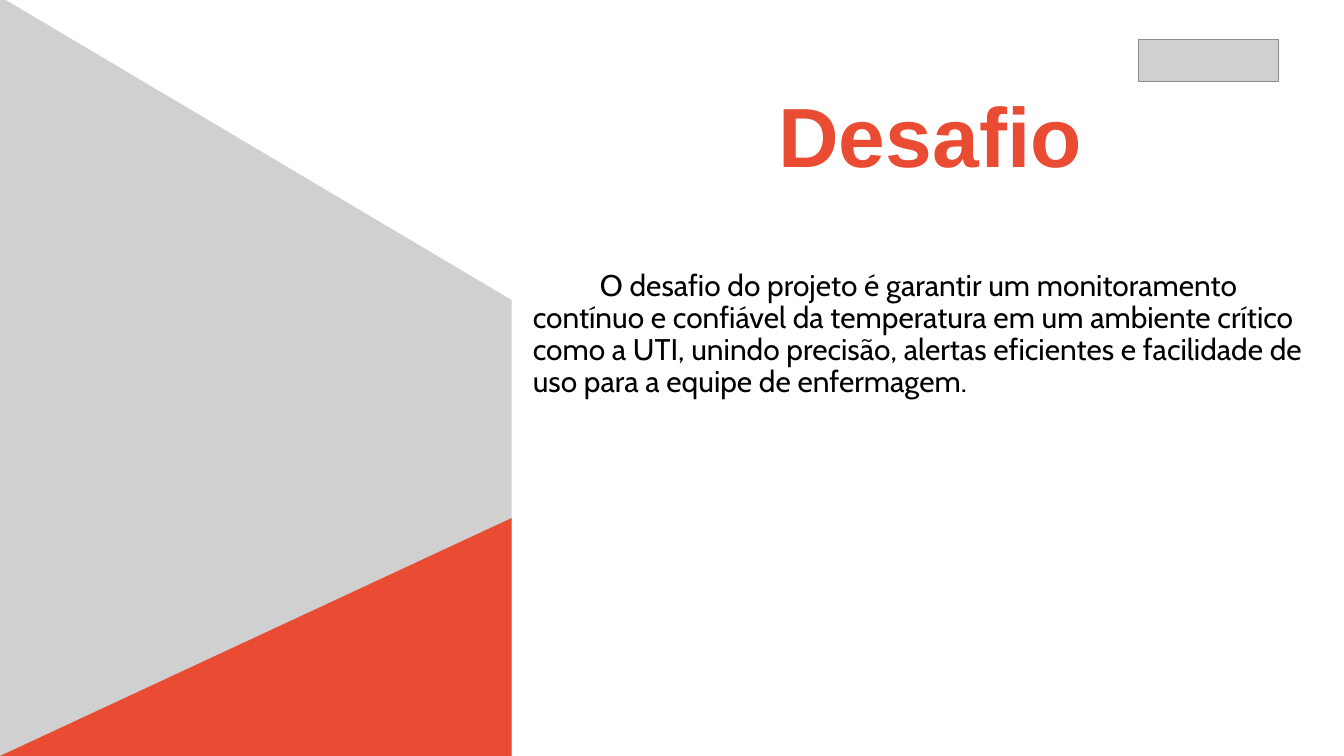
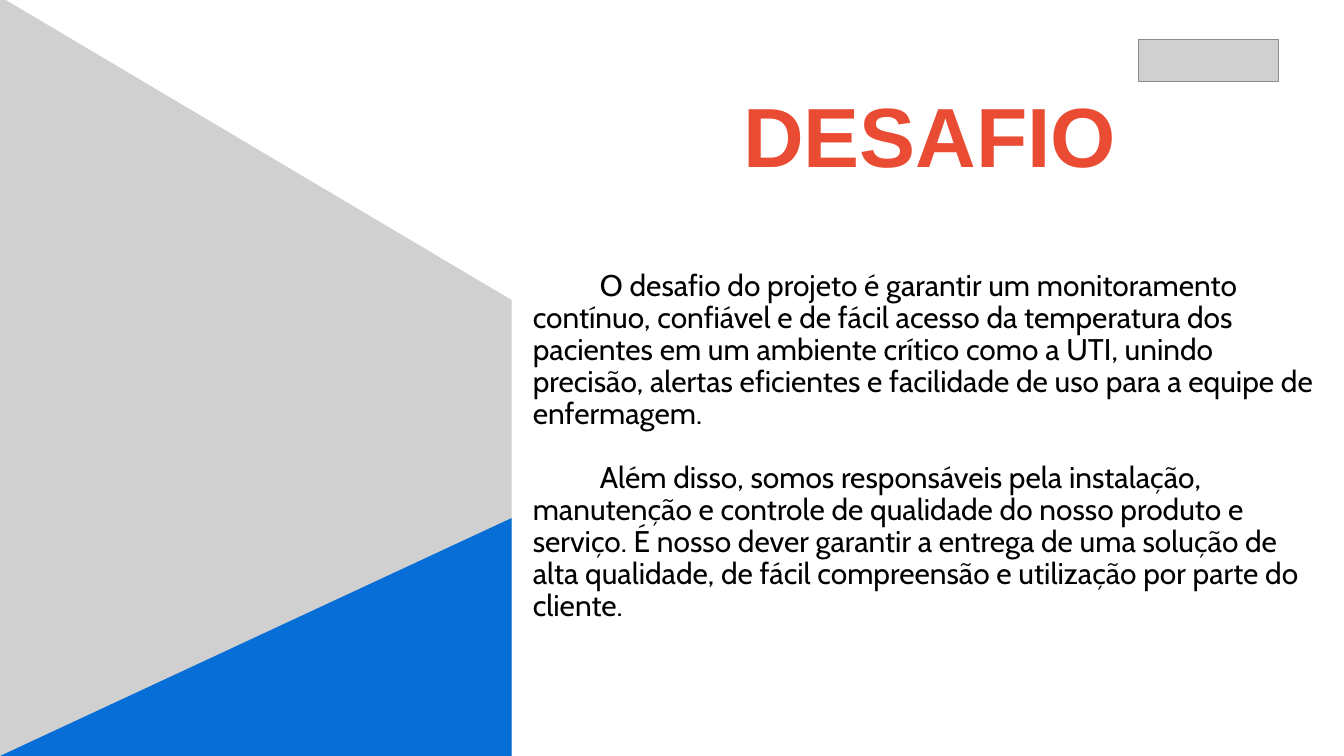
Before and after one commit to TawanLander/ProjetoPI-2026-01, a slide deck: slide 6 of Documentação/Apresentação/TechVita_Apresentação.pptx. Drawn at 1344x756 pixels with LibreOffice and Linux fonts; fonts in the diff are those of the drawing; grey boxes stand for pictures. Boxes give left, top, right and bottom in pixels: in the first picture for what was removed or moved away, otherwise in the second. Text is boxed around its words. In the diff, an @@ line names an element or a change of style, - is before the commit and + after.

```diff
--- a/Documentação/Apresentação/TechVita_Apresentação.pptx
+++ b/Documentação/Apresentação/TechVita_Apresentação.pptx
@@ text at (743, 108, 1116, 168): text changed @@
-Desafio
+DESAFIO
@@ text at (533, 273, 1313, 617): text changed @@
-O desafio do projeto é garantir um monitoramento contínuo e confiável da temperatura em um ambiente crítico como a UTI, unindo precisão, alertas eficientes e facilidade de uso para a equipe de enfermagem.
+O desafio do projeto é garantir um monitoramento contínuo, confiável e de fácil acesso da temperatura dos pacientes em um ambiente crítico como a UTI, unindo precisão, alertas eficientes e facilidade de uso para a equipe de enfermagem.
+Além disso, somos responsáveis pela instalação, manutenção e controle de qualidade do nosso produto e serviço. É nosso dever garantir a entrega de uma solução de alta qualidade, de fácil compreensão e utilização por parte do cliente.
@@ freeform shape at (0, 518, 512, 756): fill #EA4B33 to #066ED6 @@
```
Also in this commit, not shown: 8 other slides changed, 6 slides added, 1 slide removed.
